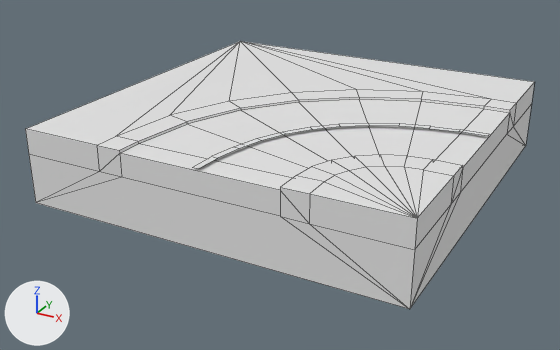
The FBX model Mystics Project/Assets/polyperfect/Low Poly Ultimate Pack/M/- Meshes_M/Terrains_M/Tiles_M/tile-mainroad-curve.fbx: old version first, new version second.
Before and after are seen from a 50 mm camera at (27.0, -52.8, 19.7) aimed at (-1.0, -1.9, -5.7). The lights are fixed; the arrows at lower left show +X, +Y and +Z. Mesh edges are drawn as thin lines. Where no turn or scale is listed for an object, it has been applied to the vertices.

Names of what the first picture shows: 'tile-mainroad-curve'.
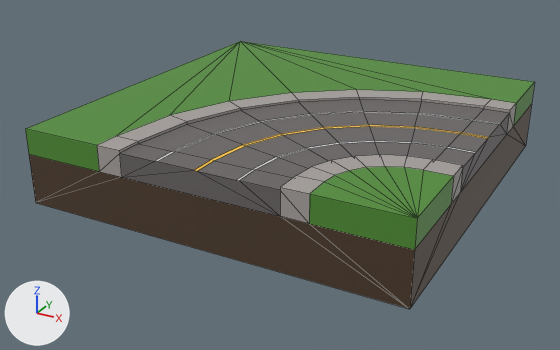
Where the newer file only moved an object's origin or applied its transform, the numbers keep the older frame.

Edits to the scene script, one JSON object a line:
```json
{"op": "set", "path": "mat_9_brown_darkest.base_color", "old": "(0.8, 0.8, 0.8)", "new": "(0.0742, 0.0437, 0.0242)", "note": "white #e7e7e7 -> brown #4d3b2b"}
{"op": "set", "path": "mat_36_green.base_color", "old": "(0.8, 0.8, 0.8)", "new": "(0.0802, 0.27, 0.0343)", "note": "white #e7e7e7 -> green #508e34"}
{"op": "set", "path": "mat_18_grey_dark.base_color", "old": "(0.8, 0.8, 0.8)", "new": "(0.142, 0.128, 0.128)", "note": "white #e7e7e7 -> dark grey #696464"}
{"op": "set", "path": "mat_21_grey_light.base_color", "old": "(0.8, 0.8, 0.8)", "new": "(0.386, 0.356, 0.342)", "note": "white #e7e7e7 -> grey #a7a19e"}
{"op": "add", "block": "mat_23_grey_white", "code": ["mat_23_grey_white = principled_material('23 GREY-WHITE')", "mat_23_grey_white.base_color = (0.708, 0.708, 0.701)  # light grey #dbdbda"]}
{"op": "add", "block": "mat_30_yellow", "code": ["mat_30_yellow = principled_material('30 YELLOW')", "mat_30_yellow.base_color = (0.982, 0.558, 0.0176)  # yellow #fdc524"]}
{"block": "me_tile_mainroad_curve", "where": "# used by ob_tile_mainroad_curve; location = (0.0, 0.0, 0.0)"}
{"op": "remove", "block": "me_tile_mainroad_curve", "code": "me_tile_mainroad_curve.from_pydata(...)  # 98 vertices, 95 faces; spans x -15.0..15.0, y -15.0..15.0, z -6.0..0.0"}
{"op": "add", "block": "me_tile_mainroad_curve", "code": "me_tile_mainroad_curve.from_pydata(...)  # 128 vertices, 141 faces; spans x -15.0..15.0, y -15.0..15.0, z -6.0..0.0"}
{"block": "me_tile_mainroad_curve", "change": "me_tile_mainroad_curve part 1"}
{"block": "me_tile_mainroad_curve", "change": "24 vertices are removed from x -0.3..15.0, y -15.0..0.3, z 0.0"}
{"block": "me_tile_mainroad_curve", "change": "21 faces are deleted"}
{"block": "me_tile_mainroad_curve", "change": "42 vertices are added at x -3.3..13.0, y -15.0..3.3, z -0.2"}
{"block": "me_tile_mainroad_curve", "change": "6 new vertices lie (2.0, 0.0, 0.0) away from vertices in x 13.0, y -3.3..3.3, z -0.2"}
{"block": "me_tile_mainroad_curve", "change": "6 new vertices lie (0.0, 2.0, 0.0) away from vertices in x -3.3..3.3, y -15.0, z -0.2"}
{"block": "me_tile_mainroad_curve", "change": "43 new faces join them, mat_18_grey_dark (dark grey #696464)"}
{"block": "me_tile_mainroad_curve", "change": "8 new faces join them, mat_30_yellow (yellow #fdc524)"}
{"block": "me_tile_mainroad_curve", "change": "16 new faces join them, mat_23_grey_white (light grey #dbdbda)"}
{"op": "remove", "block": "me_tile_mainroad_curve", "code": "me_tile_mainroad_curve.materials.append(mat_58_white)  # white #e7e7e7"}
{"op": "add", "block": "me_tile_mainroad_curve", "code": "me_tile_mainroad_curve.materials.append(mat_30_yellow)  # yellow #fdc524"}
{"op": "add", "block": "me_tile_mainroad_curve", "code": "me_tile_mainroad_curve.materials.append(mat_23_grey_white)  # light grey #dbdbda"}
```

Pixel boxes [x1, y1, x2, y2] of what changed, in the pictures (560 x 350 px):
```json
{"object": "tile-mainroad-curve", "change": "recoloured, reshaped", "before": [25, 41, 534, 309], "after": [25, 41, 534, 309]}
{"part": 1, "of": "me_tile_mainroad_curve", "change": "built on", "before": [120, 99, 510, 216], "after": [120, 99, 510, 216]}
```
